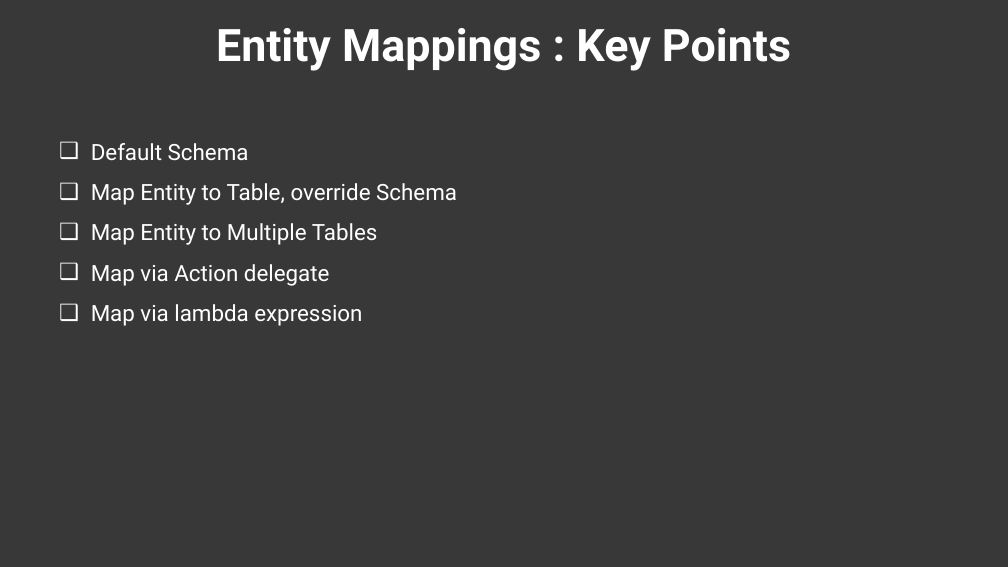
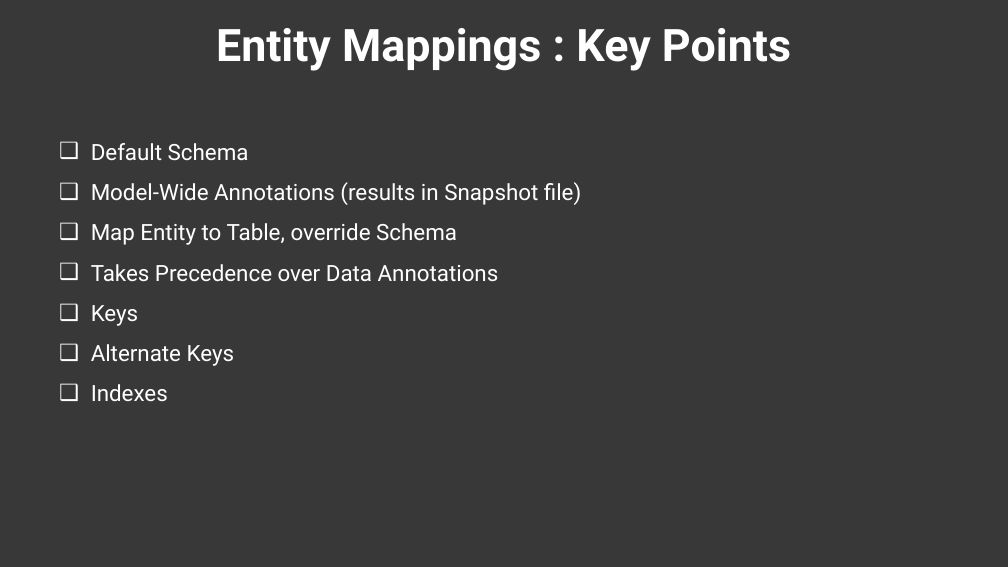
Before and after one commit to ec-council-learning/Entity-Fundamentals-Using-.NET-6, a slide deck: slide 9 of Sections/Section 3/Entity Fundamentals Using .NET 6_Section 3.pptx. Drawn at 1008x567 pixels with LibreOffice and Linux fonts; fonts in the diff are those of the drawing; background and template pictures are left out; a plain dark background stands for a picture behind light text. Boxes give left, top, right and bottom in pixels: in the first picture for what was removed or moved away, otherwise in the second. Text is boxed around its words. In the diff, an @@ line names an element or a change of style, - is before the commit and + after.

```diff
--- a/Sections/Section 3/Entity Fundamentals Using .NET 6_Section 3.pptx
+++ b/Sections/Section 3/Entity Fundamentals Using .NET 6_Section 3.pptx
@@ text at (91, 182, 581, 205): paragraph added @@
+❑ Model-Wide Annotations (results in Snapshot file)
@@ text at (91, 264, 499, 401): text changed @@
-❑ Map Entity to Multiple Tables
-❑ Map via Action delegate
-❑ Map via lambda expression
+❑ Takes Precedence over Data Annotations
+❑ Keys
+❑ Alternate Keys
+❑ Indexes
```
Also in this commit, not shown: 1 other slide changed, 10 slides removed, 24 other files.
